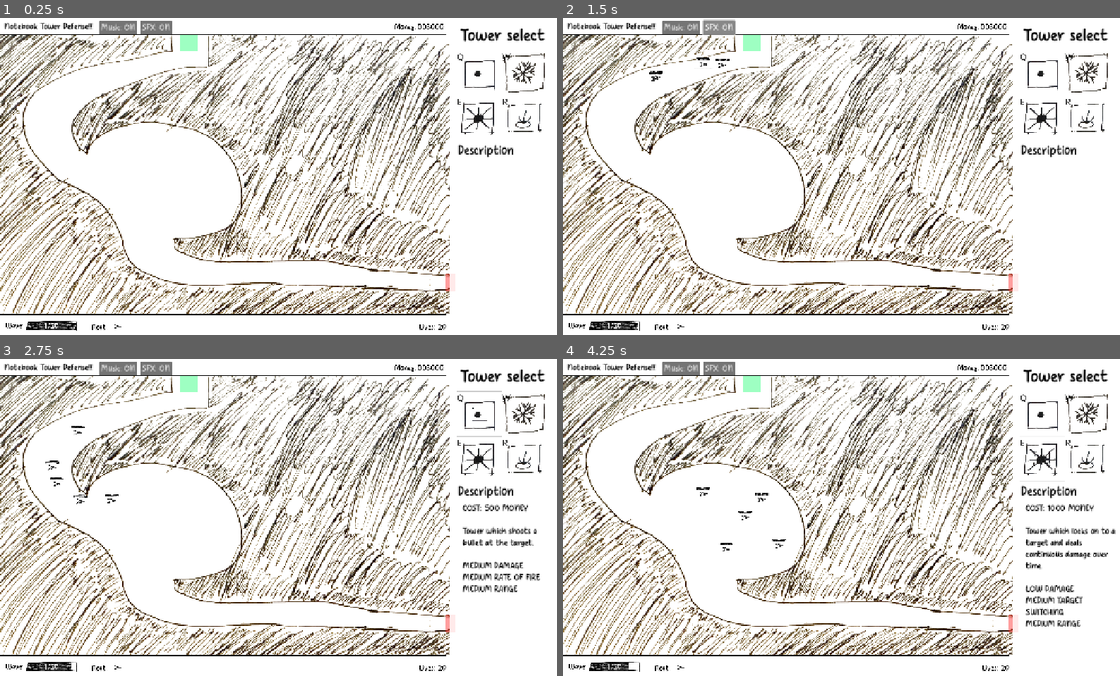
Above: before the commit, frames 1-4 (two rows, left to right).
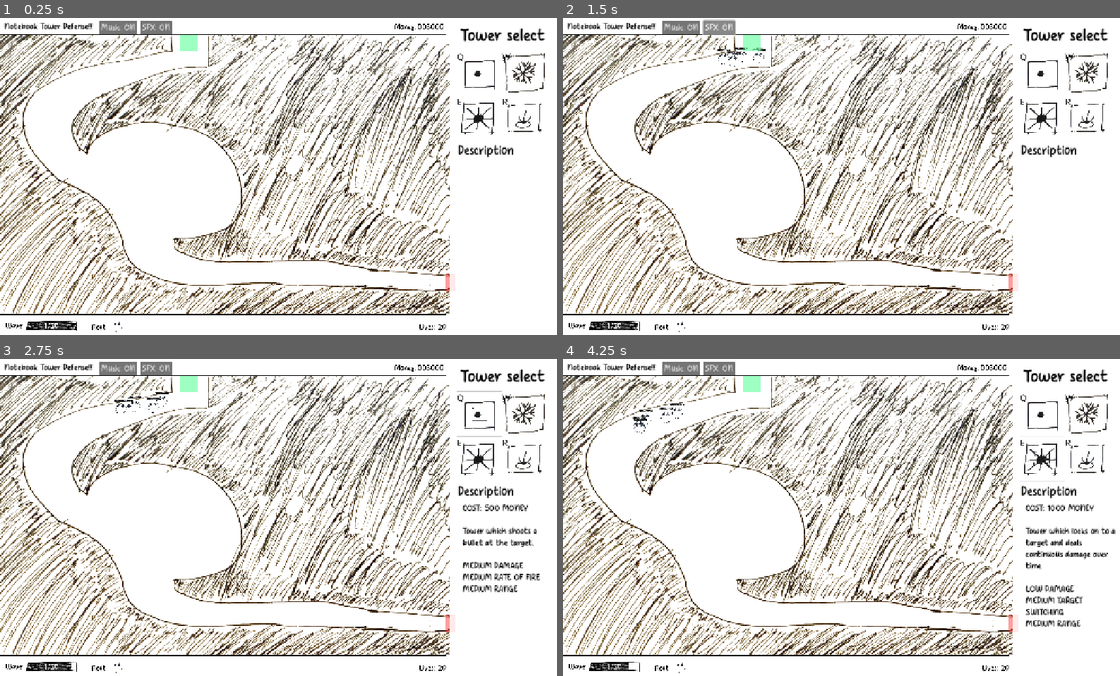
Above: after the commit, the same moments.

Repository: OzuYatamutsu/notebook-tower-defense
Game: Godot game, scene res://levels/level_digestion.tscn
The game is run twice, just before and just after one commit, with the same random seed, the same clock (stepped at 60 frames per second) and the same inputs. This scene is started directly instead of the project's main scene. Sound files missing from this copy of the repository are replaced by a short silence.
Inputs:
- Up to frame 1 (0.25 s): no input
- Up to frame 2 (1.5 s): click "SFX: ON" at 0.5 s; click "SFX: OFF" at 1.25 s
- Up to frame 3 (2.75 s): click "Q" at 2 s
- Up to frame 4 (4.25 s): click "W" at 2.75 s; click "E" at 3.5 s

The runs differ from the first frame. In frame 1, less than 0.1% of the frame differs, in the area x 20-22%, y 95-100%; in frame 2, 0.2%; in frame 3, 0.3%; in frame 4, 0.3%, in the area x 12-41%, y 14-100%.

Commit message:
Tune level_digestion waves

Diff:
--- a/levels/level_digestion.gd
+++ b/levels/level_digestion.gd
@@ -3,26 +3,26 @@
 
 func _init() -> void:
     WAVE_CONTENTS = [
+        {"res://mobs/Basic.tscn": 5},
+        {"res://mobs/Basic.tscn": 10},
         {"res://mobs/Nyoom.tscn": 5},
-        {"res://mobs/Nyoom.tscn": 10},
+        {"res://mobs/Basic.tscn": 15},
         {"res://mobs/Nyoom.tscn": 15},
         {"res://mobs/Nyoom.tscn": 20},
         {"res://mobs/Nyoom.tscn": 25},
-        {"res://mobs/Basic.tscn": 5, "res://mobs/Nyoom.tscn": 25},
-        {"res://mobs/Basic.tscn": 10, "res://mobs/Nyoom.tscn": 25},
-        {"res://mobs/Basic.tscn": 15, "res://mobs/Nyoom.tscn": 25},
-        {"res://mobs/Basic.tscn": 20, "res://mobs/Nyoom.tscn": 25},
-        {"res://mobs/Basic.tscn": 25, "res://mobs/Nyoom.tscn": 25},
-        {"res://mobs/FatOne.tscn": 5, "res://mobs/Basic.tscn": 25, "res://mobs/Nyoom.tscn": 25},
-        {"res://mobs/FatOne.tscn": 10, "res://mobs/Basic.tscn": 25, "res://mobs/Nyoom.tscn": 25},
-        {"res://mobs/FatOne.tscn": 15, "res://mobs/Basic.tscn": 25, "res://mobs/Nyoom.tscn": 25},
-        {"res://mobs/FatOne.tscn": 20, "res://mobs/Basic.tscn": 25, "res://mobs/Nyoom.tscn": 25},
-        {"res://mobs/FatOne.tscn": 25, "res://mobs/Basic.tscn": 25, "res://mobs/Nyoom.tscn": 25},
-        {"res://mobs/FatOne.tscn": 50, "res://mobs/Basic.tscn": 50, "res://mobs/Nyoom.tscn": 50},
-        {"res://mobs/FatOne.tscn": 100, "res://mobs/Basic.tscn": 100, "res://mobs/Nyoom.tscn": 100},
-        {"res://mobs/FatOne.tscn": 200, "res://mobs/Basic.tscn": 200, "res://mobs/Nyoom.tscn": 200},
-        {"res://mobs/FatOne.tscn": 400, "res://mobs/Basic.tscn": 400, "res://mobs/Nyoom.tscn": 400},
-        {"res://mobs/FatOne.tscn": 500, "res://mobs/Basic.tscn": 500, "res://mobs/Nyoom.tscn": 500},
+        {"res://mobs/Nyoom.tscn": 25, "res://mobs/Basic.tscn": 50},
+        {"res://mobs/Nyoom.tscn": 25, "res://mobs/Basic.tscn": 50},
+        {"res://mobs/Nyoom.tscn": 50, "res://mobs/Basic.tscn": 50},
+        {"res://mobs/Nyoom.tscn": 100},
+        {"res://mobs/Nyoom.tscn": 250},
+        {"res://mobs/FatOne.tscn": 25, "res://mobs/Nyoom.tscn": 250},
+        {"res://mobs/FatOne.tscn": 25, "res://mobs/Nyoom.tscn": 250},
+        {"res://mobs/FatOne.tscn": 25, "res://mobs/Nyoom.tscn": 250},
+        {"res://mobs/BigBoss.tscn": 5, "res://mobs/Nyoom.tscn": 500},
+        {"res://mobs/BigBoss.tscn": 5, "res://mobs/Nyoom.tscn": 500},
+        {"res://mobs/BigBoss.tscn": 5, "res://mobs/Nyoom.tscn": 500},
+        {"res://mobs/BigBoss.tscn": 5, "res://mobs/FatOne.tscn": 100, "res://mobs/Nyoom.tscn": 600},
+        {"res://mobs/BigBoss.tscn": 10, "res://mobs/FatOne.tscn": 110, "res://mobs/Nyoom.tscn": 600}
     ]
 
 func _ready():
